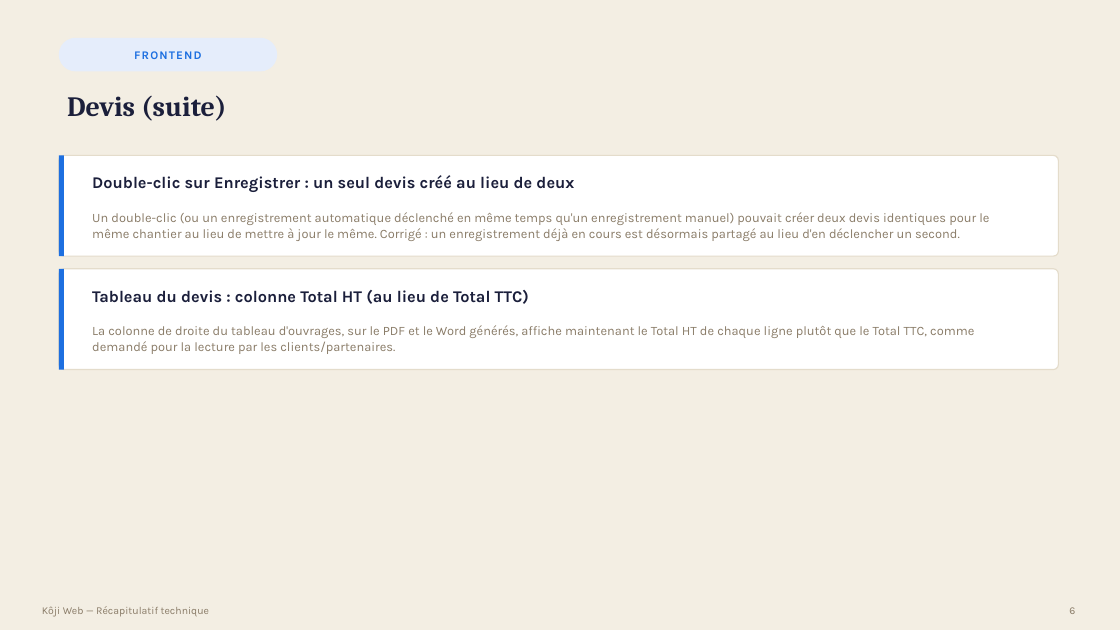
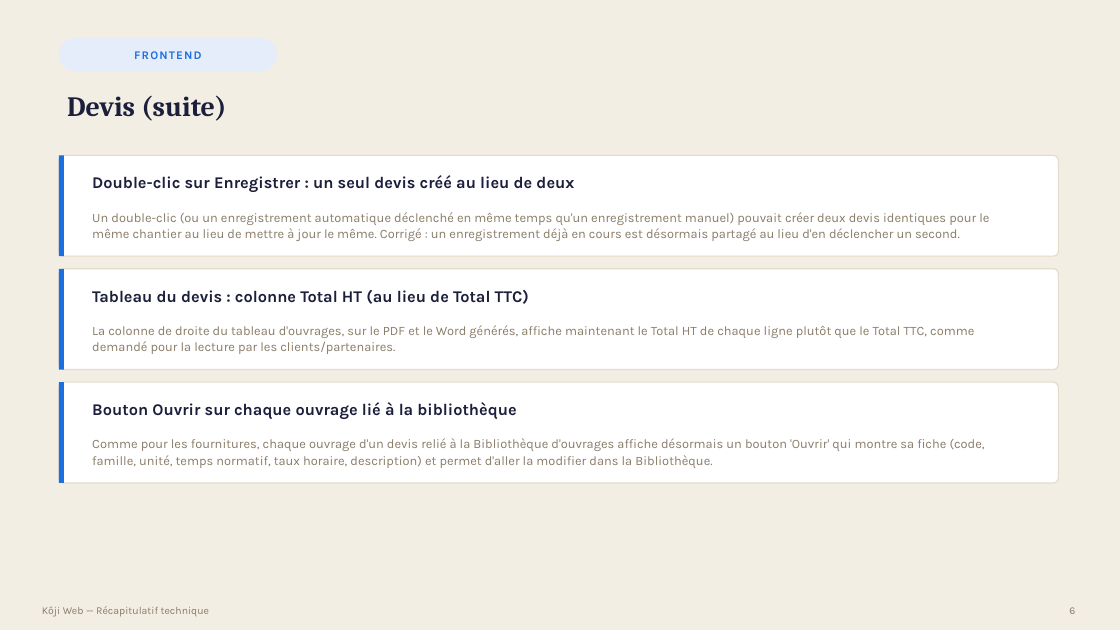
Before and after one commit to bouhouchimira-prog/web-app-Koji, a slide deck: slide 6 of docs/manager-recap/Recap-Koji-Manager.pptx. Drawn at 1120x630 pixels with LibreOffice and Linux fonts; fonts in the diff are those of the drawing. Boxes give left, top, right and bottom in pixels: in the first picture for what was removed or moved away, otherwise in the second. Text is boxed around its words. In the diff, an @@ line names an element or a change of style, - is before the commit and + after.

Commit message:
Devis: bouton Ouvrir sur les ouvrages lies a la Bibliotheque
Comme pour les fournitures, chaque ligne de devis rattachee a un
ouvrage de la Bibliotheque affiche desormais un bouton "Ouvrir" a
cote de son titre, montrant sa fiche (code, famille, unite, temps
normatif, taux horaire, description) avec un lien vers la
Bibliotheque d'ouvrages pour la modifier.

```diff
--- a/docs/manager-recap/Recap-Koji-Manager.pptx
+++ b/docs/manager-recap/Recap-Koji-Manager.pptx
@@ rounded rectangle added at [59,382,1059,483], fill #FFFFFF, outline #E4DCCB 1 pt @@
@@ rectangle added at [59,382,64,483], fill #1D6FE0 @@
@@ text added at [92,402,516,419], 14 pt, text #1B1F3B, bold @@
+Bouton Ouvrir sur chaque ouvrage lié à la bibliothèque
@@ text added at [92,438,985,468], 11 pt, text #8A7C68 @@
+Comme pour les fournitures, chaque ouvrage d'un devis relié à la Bibliothèque d'ouvrages affiche désormais un bouton 'Ouvrir' qui montre sa fiche (code, famille, unité, temps normatif, taux horaire, description) et permet d'aller la modifier dans la Bibliothèque.
```
Also in this commit, not shown: 2 other slides changed, 4 other files.
